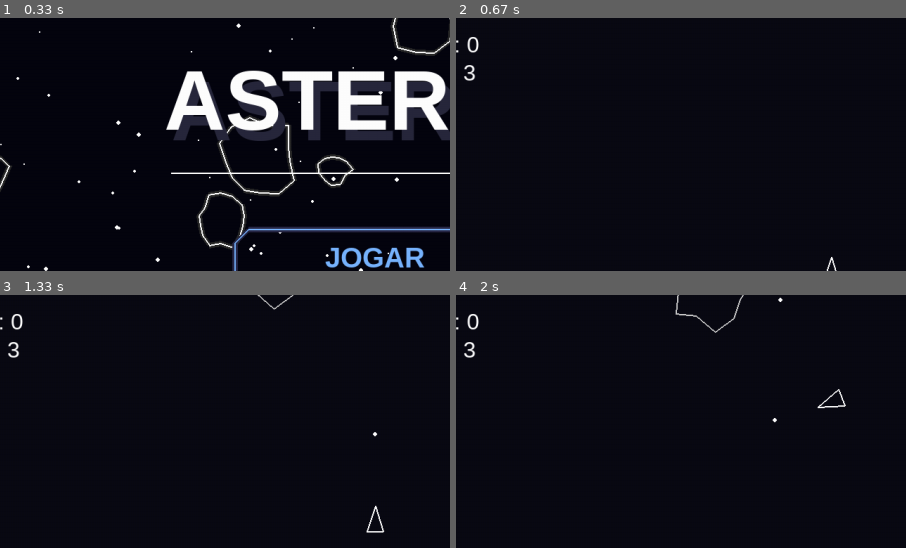
Above: before the commit, frames 1-4 (two rows, left to right).
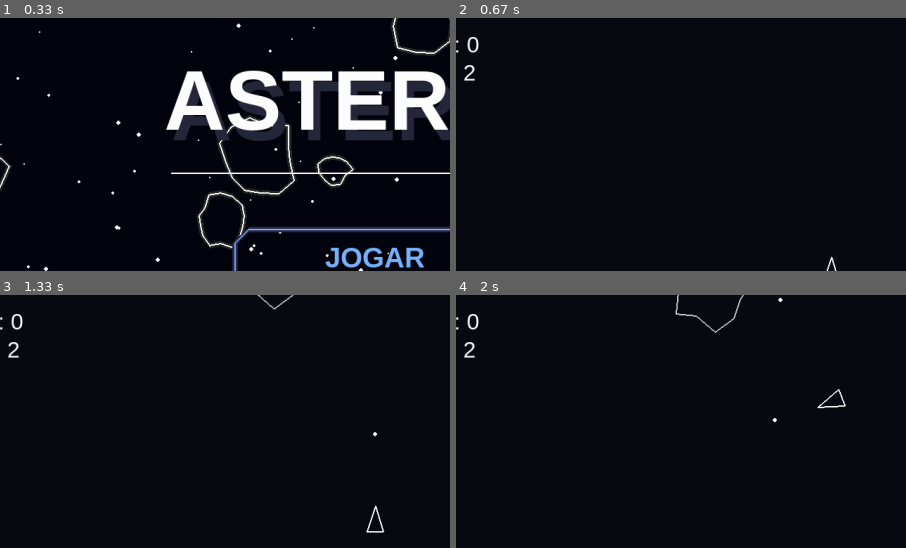
Above: after the commit, the same moments.

Repository: Pedrobarberini/Asteroids-Pygame
Game: pygame game, started from src/menu.py
Same seed, same stepped clock (60 frames per second), same inputs: the game is played once before the commit and once after it.
Inputs:
- Up to frame 1 (0.33 s): no input
- Up to frame 2 (0.67 s): tap Enter at 0.33 s
- Up to frame 3 (1.33 s): tap Space at 0.67, 1.07 s; hold Up from 1 s (still down)
- Up to frame 4 (2 s): tap Space at 1.37, 1.57, 1.87 s; release Up at 1.47 s; hold Right 1.5-1.97 s
The pictures show only the part of the screen within x 8-58%, y 0-50%; the shares and areas given below are measured in that part.

Frame 1 is identical in both runs. In frame 2, less than 0.1% of the frame differs, in the area x 1-5%, y 19-25%; in frame 3, less than 0.1%; in frame 4, less than 0.1%.

Commit message:
Create a Readme.md and config sounds on game.

Diff:
--- a/src/main.py
+++ b/src/main.py
@@ -8,7 +8,9 @@
 from particle import Particle
 
 
-def run_game():
+def run_game(sounds):
+
+
 
     pygame.init()
 
@@ -38,9 +40,9 @@
     particles = []
 
     score = 0
-    lives = 3
-
+    lives = 2
     game_over = False
+    death_sound_played = False
 
     spawn_timer = 0
 
@@ -55,6 +57,7 @@
             particles.append(
                 Particle(x, y)
             )
+            sounds.play_explosion()
 
 
     while True:
@@ -79,6 +82,7 @@
                                 player.angle
                             )
                         )
+                        sounds.play_shooting()
 
             else:
 
@@ -102,7 +106,8 @@
                             )
 
                         score = 0
-                        lives = 3
+                        lives = 2
+                        death_sound_played = False
 
                         game_over = False
 
@@ -249,6 +254,10 @@
         # game over
         if game_over:
 
+            if not death_sound_played:
+                sounds.play_death()
+                death_sound_played = True
+
             game_over_text = font.render(
                 "GAME OVER",
                 True,
--- a/src/menu.py
+++ b/src/menu.py
@@ -4,6 +4,11 @@
 import math
 
 from main import run_game
+from sounds import Sounds as SoundsClass
+
+
+sounds = SoundsClass()
+sounds.play_menu()
 
 pygame.init()
 
@@ -309,8 +314,8 @@
                 option = menu_options[selected]
 
                 if option == "JOGAR":
-
-                    run_game()
+                    sounds.stop_menu()
+                    run_game(sounds)
 
                 elif option == "SAIR":
 
--- /dev/null
+++ b/src/sounds.py
@@ -0,0 +1,41 @@
+import pygame
+import os
+
+# Caminho base para os assets
+BASE = os.path.join(os.path.dirname(__file__), '..', 'assets', 'sounds')
+
+def _load(filename):
+    return pygame.mixer.Sound(os.path.join(BASE, filename))
+
+class Sounds:
+    def __init__(self):
+        pygame.mixer.init()
+
+        # Efeitos sonoros
+        self.shooting  = _load('Shooting-sound.mp3')
+        self.explosion = _load('Explosion-sound.mp3')
+        self.death     = _load('Death-sound.mp3')
+
+        # Volumes individuais (0.0 a 1.0)
+        self.shooting.set_volume(0.4)
+        self.explosion.set_volume(0.7)
+        self.death.set_volume(0.8)
+
+    def play_shooting(self):
+        self.shooting.play()
+
+    def play_explosion(self):
+        self.explosion.play()
+
+    def play_death(self):
+        self.death.play()
+
+    def play_menu(self):
+        pygame.mixer.music.load(
+            os.path.join(BASE, 'Menu-music.mp3')
+        )
+        pygame.mixer.music.set_volume(0.4)
+        pygame.mixer.music.play(-1)   # -1 = loop infinito
+
+    def stop_menu(self):
+        pygame.mixer.music.stop()
Not shown, changed: Readme.md
